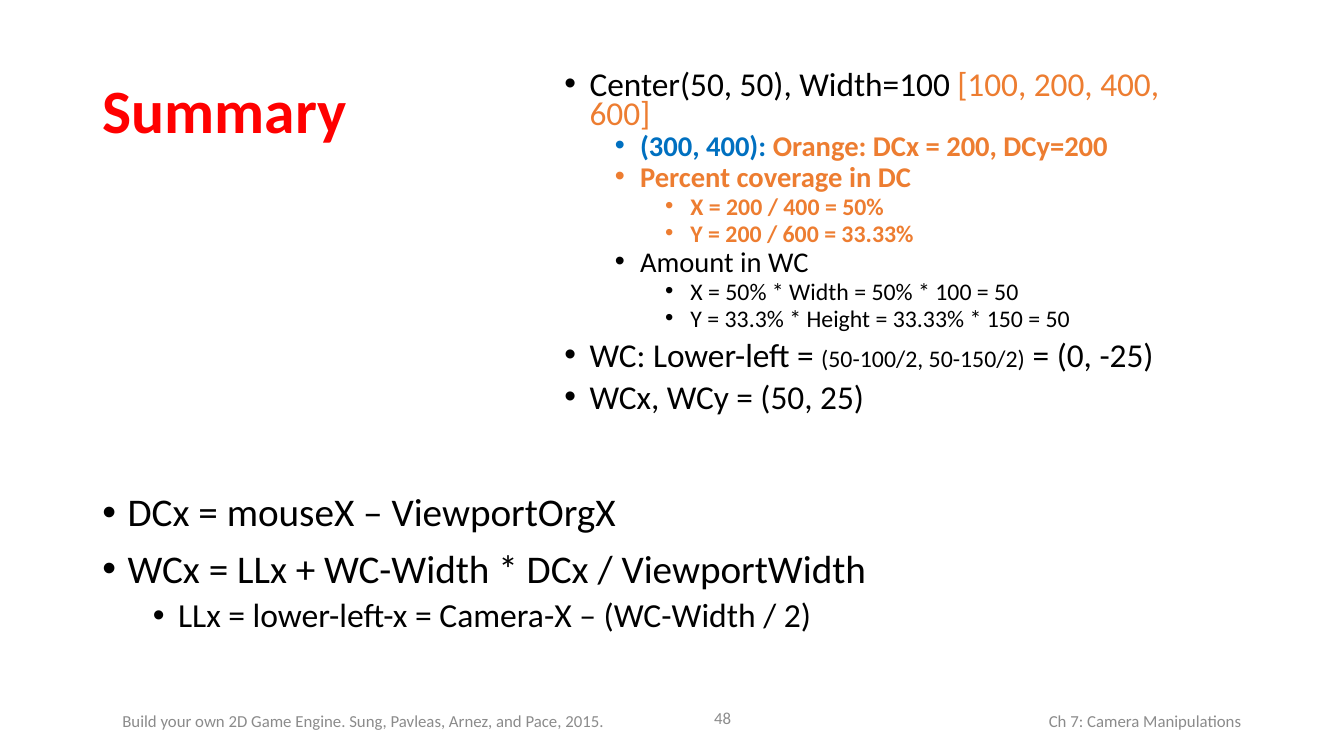
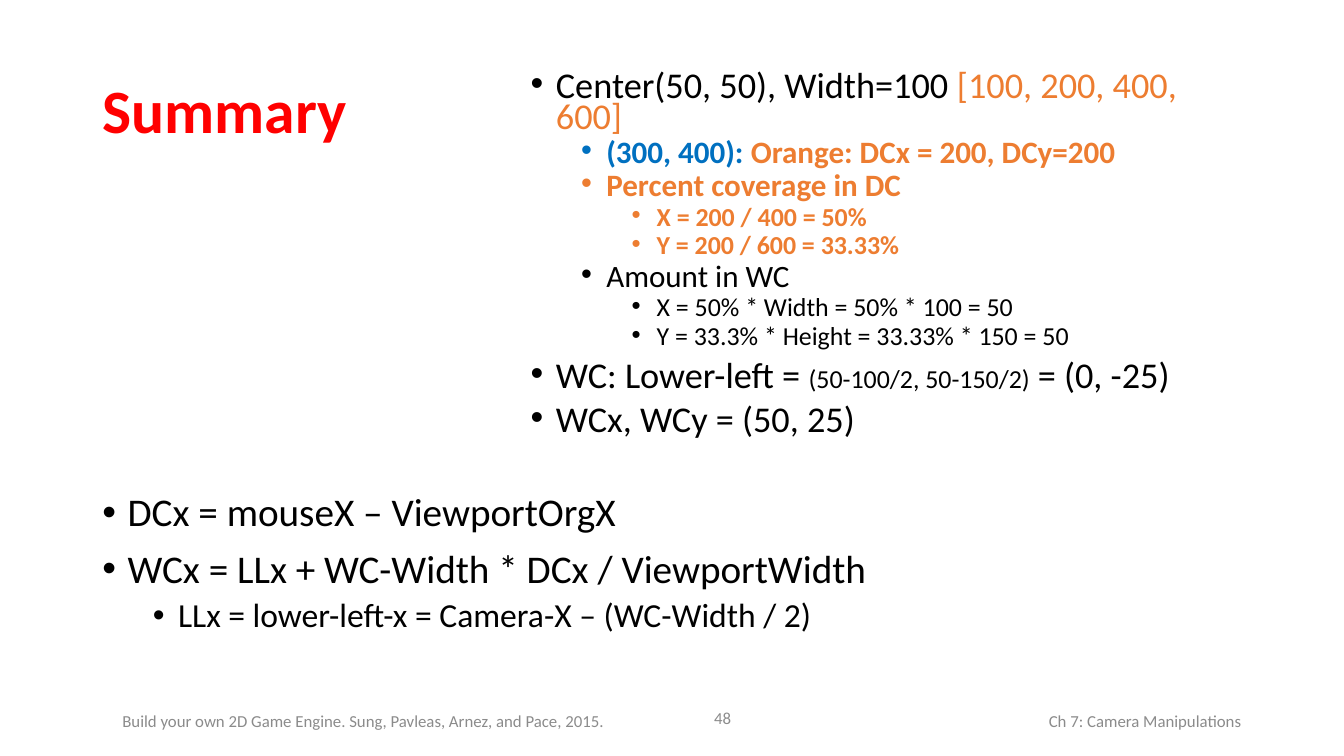
Before and after one commit to HTML5GameEngineGroup/html5engine, a slide deck: slide 48 of BookChapterContent/Slides/Chap7.pptx. Drawn at 1344x756 pixels with LibreOffice and Linux fonts; fonts in the diff are those of the drawing. Boxes give left, top, right and bottom in pixels: in the first picture for what was removed or moved away, otherwise in the second. Text is boxed around its words. In the diff, an @@ line names an element or a change of style, - is before the commit and + after.

Commit message:
Small update Chap7 PPT again.

```diff
--- a/BookChapterContent/Slides/Chap7.pptx
+++ b/BookChapterContent/Slides/Chap7.pptx
@@ text "Center(50, 50), Width=100 [100, 200, ...": place and size @@
-text "Center(50, 50), Width=100 [100, 200, ..." at (590,71,1159,415)
+text "Center(50, 50), Width=100 [100, 200, ..." at (556,71,1177,438)
@@ text "Center(50, 50), Width=100 [100, 200, ..." at (556,71,1177,438): size 23.8 to 25.9 pt in "Center(50, 50), Width=100 [100, 200, 400, 600]", "WC: Lower-left = = (0, -25)", "WCx, WCy = (50, 25)"; size 20.4 to 22.2 pt in "(300, 400): Orange: DCx = 200, DCy=200", "Percent coverage in DC", "Amount in WC"; size 17 to 18.5 pt in "X = 200 / 400 = 50%", "Y = 200 / 600 = 33.33%", "X = 50% * Width = 50% ...", "Y = 33.3% * Height = 33.33% ..." and 1 more places @@
```
